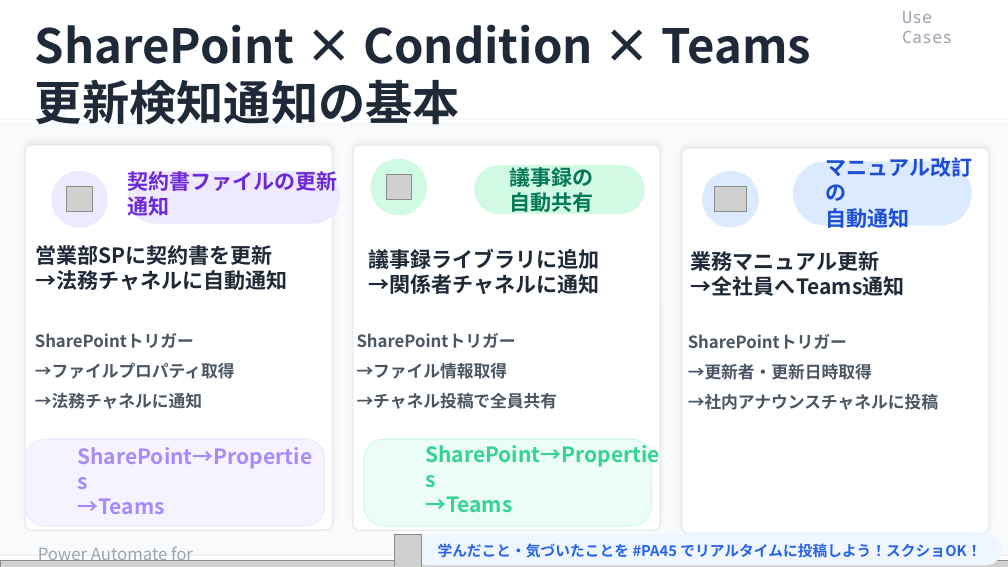
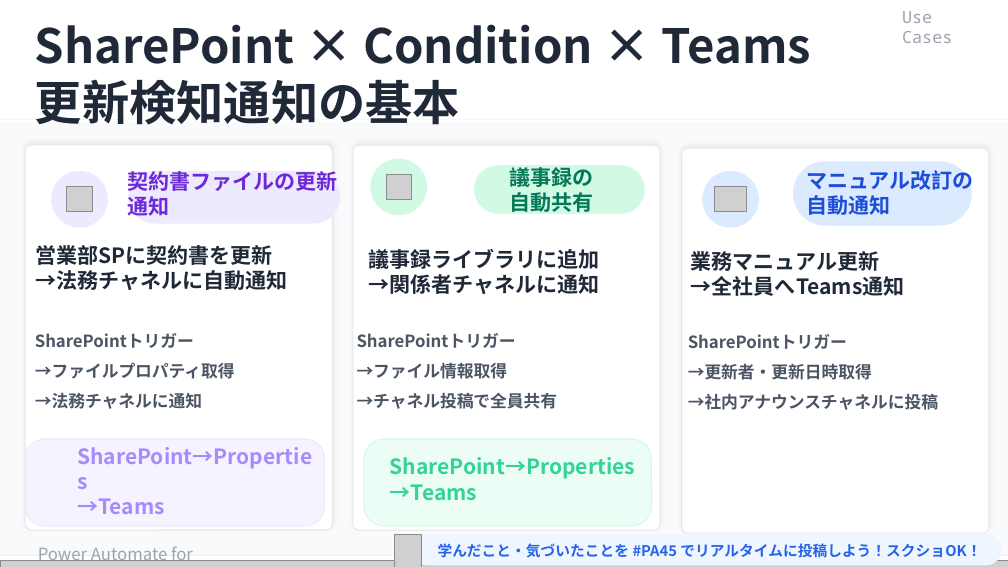
Before and after one commit to Haru-PowerPlatform/pa45, a slide deck: slide 12 of assets/pa45/P009_PA45_SharePointTeams_20260507.pptx (slide 11 before the commit). Drawn at 1008x567 pixels with LibreOffice and Linux fonts; fonts in the diff are those of the drawing; grey boxes stand for pictures. Boxes give left, top, right and bottom in pixels: in the first picture for what was removed or moved away, otherwise in the second. Text is boxed around its words. In the diff, an @@ line names an element or a change of style, - is before the commit and + after.

```diff
--- a/assets/pa45/P009_PA45_SharePointTeams_20260507.pptx
+++ b/assets/pa45/P009_PA45_SharePointTeams_20260507.pptx
@@ text "マニュアル改訂の" rewrapped from <box>826,157,973,231</box> to <box>806,170,974,215</box> @@
@@ text "SharePoint→Properties" rewrapped from <box>425,445,660,513</box> to <box>390,457,635,501</box> @@
```
Also in this commit, not shown: 3 other slides changed, 1 slide added, 1 other file.
